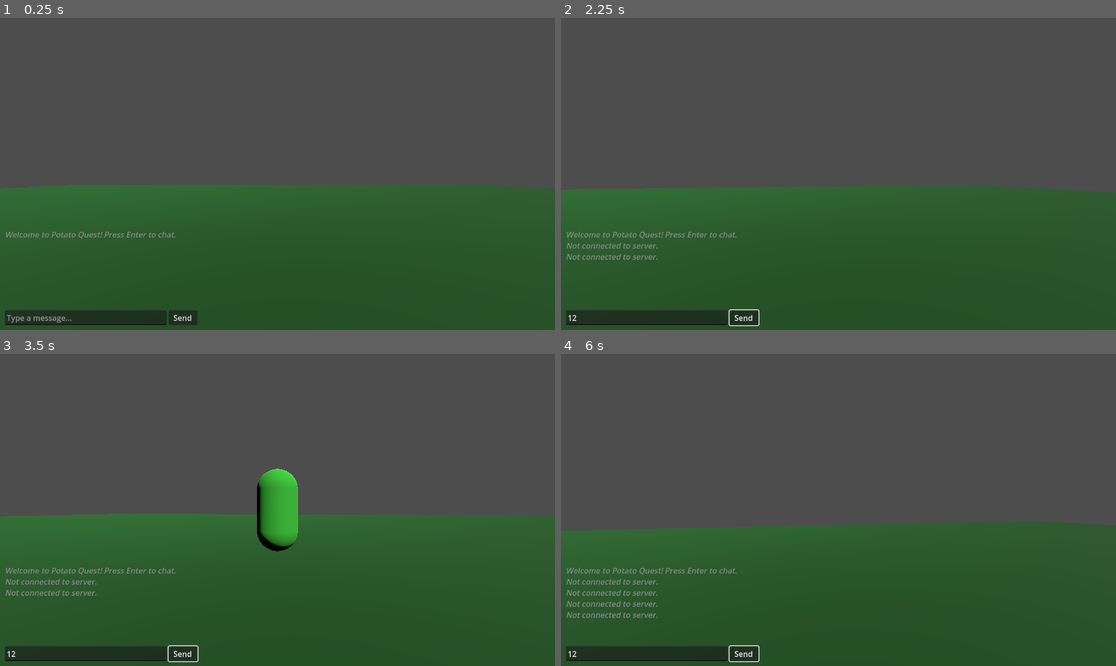
Above: before the commit, frames 1-4 (two rows, left to right).
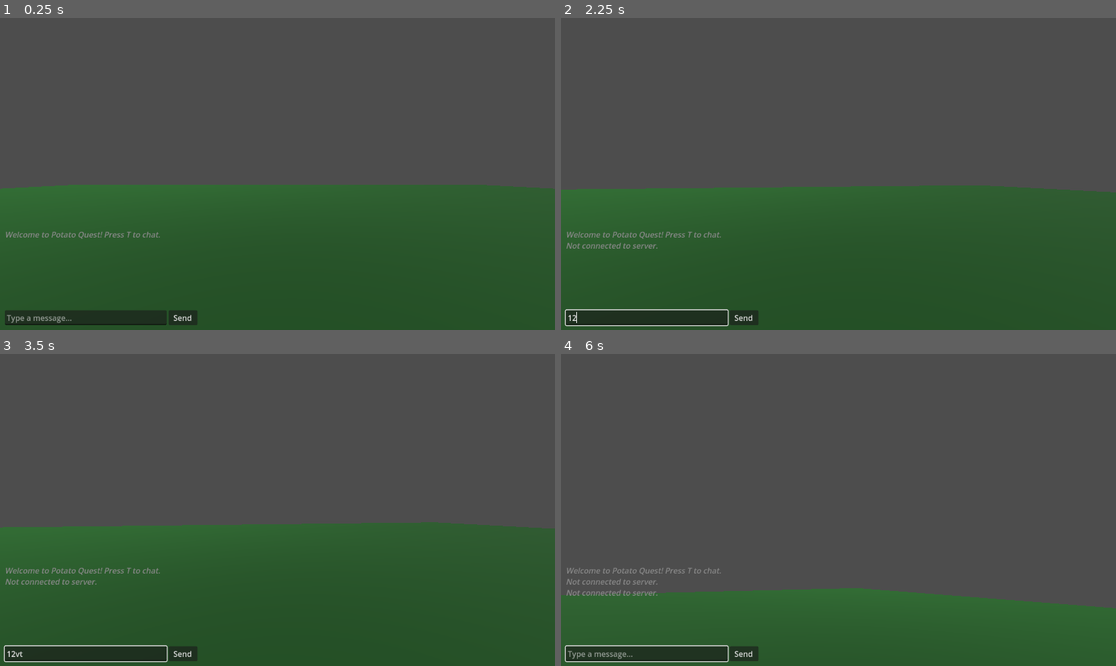
Above: after the commit, the same moments.

Repository: griffmcd/potato-quest
Game: Godot game, scene res://scenes/main_game.tscn
The game is run twice, just before and just after one commit, with the same random seed, the same clock (stepped at 60 frames per second) and the same inputs. This scene is started directly instead of the project's main scene.
Inputs (mouse positions are in pixels of both pictures, inside the frame that each line leads up to):
- Up to frame 1 (0.25 s): no input
- Up to frame 2 (2.25 s): click (644, 317) at 0.52 s; type "12" at 0.6 s; click "Send" at 1.25 s; tap Enter at 2 s; move the mouse to (866, 174) at 2.02 s; hold W (move_forward) from 2.03 s (still down); hold T (toggle_chat, bound only after the commit) from 2.03 s (still down)
- Up to frame 3 (3.5 s): keep holding W (move_forward); move the mouse to (249, 510) at 2.77 s; release T (toggle_chat, bound only after the commit) at 2.78 s; tap V (toggle_camera) at 2.85 s; tap T (toggle_chat, bound only after the commit) at 3.05 s
- Up to frame 4 (6 s): tap Space at 3.5 s; move the mouse to (849, 503) at 3.52 s; hold T (toggle_chat, bound only after the commit) 3.53-4.28 s; move the mouse to (832, 516) at 4.27 s; tap T (toggle_chat, bound only after the commit) at 4.35, 5.3, 5.85 s; tap Enter at 5 s; move the mouse to (877, 513) at 5.02 s; hold V (toggle_camera) 5.03-5.78 s; tap Escape (ui_cancel) at 5.65 s; move the mouse to (672, 463) at 5.77 s; release W (move_forward) at 5.78 s; hold A (move_left) from 5.78 s (still down); click (672, 463) at 5.92 s

The runs differ from the first frame. In frame 1, less than 0.1% of the frame differs, in the area x 22-32%, y 68-71%; in frame 2, 0.6%; in frame 3, 5.3%; in frame 4, 23%, in the area x 0-100%, y 53-99%.

Commit message:
Fixed some issues with the chat.

Diff:
--- a/potato_quest_client/project.godot
+++ b/potato_quest_client/project.godot
@@ -46,3 +46,8 @@
 "events": [Object(InputEventKey,"resource_local_to_scene":false,"resource_name":"","device":-1,"window_id":0,"alt_press …(192 unchanged characters)…
 ]
 }
+toggle_chat={
+"deadzone": 0.5,
+"events": [Object(InputEventKey,"resource_local_to_scene":false,"resource_name":"","device":-1,"window_id":0,"alt_pressed":false,"shift_pressed":false,"ctrl_pressed":false,"meta_pressed":false,"pressed":false,"keycode":0,"physical_keycode":84,"key_label":0,"unicode":116,"location":0,"echo":false,"script":null)
+]
+}
--- a/potato_quest_client/scenes/player.tscn
+++ b/potato_quest_client/scenes/player.tscn
@@ -10,7 +10,7 @@
 
 [sub_resource type="CapsuleShape3D" id="CapsuleShape3D_dqkch"]
 
-[node name="Player" type="CharacterBody3D"]
+[node name="Player" type="CharacterBody3D" groups=["player"]]
 script = ExtResource("1_3vyb7")
 
 [node name="Body" type="MeshInstance3D" parent="."]
--- a/potato_quest_client/scripts/camera_controller.gd
+++ b/potato_quest_client/scripts/camera_controller.gd
@@ -15,6 +15,7 @@
 
 var is_first_person: bool = true
 var mouse_captured: bool = false
+var chat_mode: bool = false  # True when chat is active
 
 var camera_pitch: float = 0.0 # vertical rotation
 var camera_yaw: float = 0.0 # horizontal rotation
@@ -29,6 +30,10 @@
 
 
 func _input(event: InputEvent) -> void:
+    # Don't process camera input when chat is active
+    if chat_mode:
+        return
+
     if event.is_action_pressed("ui_cancel"):
         toggle_mouse_capture(false)
 
@@ -70,3 +75,13 @@
         Input.mouse_mode = Input.MOUSE_MODE_CAPTURED
     else:
         Input.mouse_mode = Input.MOUSE_MODE_VISIBLE
+
+## Called by ChatUI to enable chat mode (disables camera control, releases mouse)
+func enable_chat_mode() -> void:
+    chat_mode = true
+    toggle_mouse_capture(false)
+
+## Called by ChatUI to disable chat mode (enables camera control, captures mouse)
+func disable_chat_mode() -> void:
+    chat_mode = false
+    toggle_mouse_capture(true)
--- a/potato_quest_client/scripts/chat_ui.gd
+++ b/potato_quest_client/scripts/chat_ui.gd
@@ -13,16 +13,26 @@
 # reference to NetworkManager
 @onready var network = get_node("/root/NetworkManager")
 
+# Reference to camera controller (found at runtime)
+var camera_controller: Node3D = null
+var chat_active: bool = false
+
 func _ready() -> void:
+    # Find camera controller
+    var player = get_tree().get_first_node_in_group("player")
+    if player:
+        camera_controller = player.get_node_or_null("CameraRig")
+
     # Connect network signals
     network.chat_message_received.connect(_on_chat_message_received)
 
     # Connect UI signals
     send_button.pressed.connect(_on_send_button_pressed)
     chat_input.text_submitted.connect(_on_chat_submitted)
+    chat_input.focus_exited.connect(_on_chat_focus_lost)
 
     # Initial welcome message
-    _add_system_message("Welcome to Potato Quest! Press Enter to chat.")
+    _add_system_message("Welcome to Potato Quest! Press T to chat.")
 
 func _on_send_button_pressed() -> void:
     _send_message()
@@ -34,6 +44,7 @@
     var message = chat_input.text.strip_edges()
 
     if message.is_empty():
+        _close_chat()
         return
 
     if not network or network.player_id.is_empty():
@@ -41,8 +52,7 @@
         return
 
     network.send_chat(message)
-    chat_input.text = ""
-    chat_input.grab_focus()
+    _close_chat()
 
 func _on_chat_message_received(player_id: String, username: String, message: String) -> void:
     # Color code based on user
@@ -59,3 +69,40 @@
 func _add_system_message(text: String) -> void:
     var formatted = "[color=#888888][i]%s[/i][/color]" % text
     _add_message(formatted)
+
+func _input(event: InputEvent) -> void:
+    # ESC key closes chat if active
+    if event.is_action_pressed("ui_cancel") and chat_active:
+        _close_chat()
+        get_viewport().set_input_as_handled()
+        return
+
+    # Toggle chat with T key (but not when typing in the input field)
+    if event.is_action_pressed("toggle_chat"):
+        # Don't toggle if we're currently typing in the chat input
+        if chat_input.has_focus():
+            return
+
+        if chat_active:
+            _close_chat()
+        else:
+            _open_chat()
+        get_viewport().set_input_as_handled()
+
+func _open_chat() -> void:
+    chat_active = true
+    chat_input.grab_focus()
+    if camera_controller:
+        camera_controller.enable_chat_mode()
+
+func _close_chat() -> void:
+    chat_active = false
+    chat_input.release_focus()
+    chat_input.text = ""
+    if camera_controller:
+        camera_controller.disable_chat_mode()
+
+func _on_chat_focus_lost() -> void:
+    # When chat loses focus, close chat mode
+    if chat_active:
+        _close_chat()
--- a/potato_quest_client/scripts/player_controller.gd
+++ b/potato_quest_client/scripts/player_controller.gd
@@ -44,9 +44,6 @@
 		# Note: input_dir.y is negative for W (forward), positive for S (backward)
 		var direction = (camera_right * input_dir.x - camera_forward * input_dir.y).normalized()
 
-		print("Camera Y rotation: ", rad_to_deg(cam_y_rotation), " degrees")
-		print("Input: ", input_dir, " -> Direction: ", direction)
-
 		# Move the character
 		velocity.x = direction.x * move_speed
 		velocity.z = direction.z * move_speed
